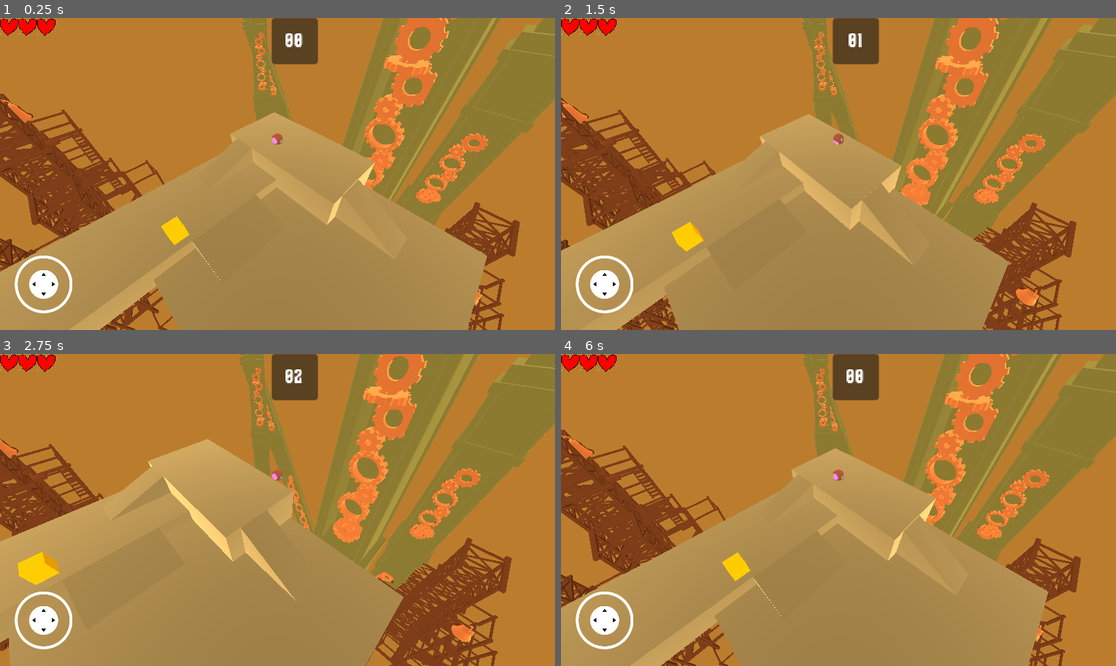
Above: before the commit, frames 1-4 (two rows, left to right).
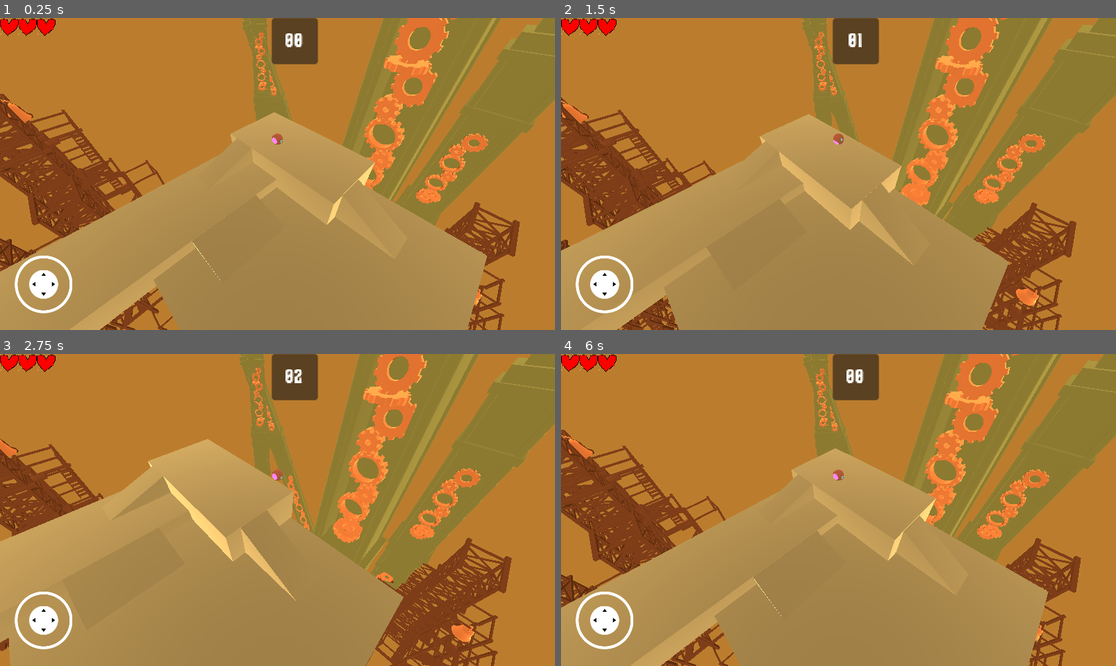
Above: after the commit, the same moments.

Repository: leon-arndt/InnoEngineJam2023
Game: Godot game, scene res://main.tscn
The game is run twice, just before and just after one commit, with the same random seed, the same clock (stepped at 60 frames per second) and the same inputs.
Inputs (mouse positions are in pixels of both pictures, inside the frame that each line leads up to):
- Up to frame 1 (0.25 s): no input
- Up to frame 2 (1.5 s): tap Enter at 0.5 s; move the mouse to (960, 158) at 0.52 s; hold Right (move_right) 0.53-1.25 s; click (960, 158) at 0.67 s; drag from (727, 189) to (810, 236) at 1.27 s
- Up to frame 3 (2.75 s): move the mouse to (333, 441) at 2.02 s; hold Right (move_right) from 2.03 s (still down)
- Up to frame 4 (6 s): release Right (move_right) at 2.75 s; drag from (810, 572) to (672, 463) at 2.77 s; move the mouse to (1005, 556) at 3.52 s; hold Left (move_left) 3.53-4.25 s; drag from (672, 463) to (755, 432) at 4.27 s; move the mouse to (866, 510) at 5.02 s; hold Down (move_backward) 5.03-5.75 s; click (866, 510) at 5.17 s; click "Retry" at 5.75 s

The runs differ from the first frame. In frame 1, 0.3% of the frame differs, in the area x 29-35%, y 63-73%; in frame 2, 0.3%; in frame 3, 0.5%, in the area x 3-11%, y 63-74%; in frame 4, 0.3%.
Error before the commit: Cannot call method 'connect' on a null value. (res://scripts/WinButton.gd:8)

Commit message:
move win area to correct position

Diff:
--- a/PrototypeLevelScene/PrototypeLevel.tscn
+++ b/PrototypeLevelScene/PrototypeLevel.tscn
@@ -2090,14 +2090,14 @@
 mesh = ExtResource("13_8db6y")
 material = SubResource("StandardMaterial3D_0qhxd")
 
-[node name="CSGBox3D" type="CSGBox3D" parent="."]
-transform = Transform3D(1, 0, 0, 0, 1, 0, 0, 0, 1, -3.02828, 1.73296, 0.339215)
+[node name="LevelFinish" type="CSGBox3D" parent="."]
+transform = Transform3D(1, 0, 0, 0, 1, 0, 0, 0, 1, 1.55944, 4.95961, 23.9558)
 material = SubResource("StandardMaterial3D_nywot")
 
-[node name="Area3D" type="Area3D" parent="CSGBox3D"]
+[node name="LevelFinishArea" type="Area3D" parent="LevelFinish"]
 script = ExtResource("7_8em5t")
 
-[node name="CollisionShape3D" type="CollisionShape3D" parent="CSGBox3D/Area3D"]
+[node name="CollisionShape3D" type="CollisionShape3D" parent="LevelFinish/LevelFinishArea"]
 shape = SubResource("BoxShape3D_c548b")
 
-[connection signal="body_entered" from="CSGBox3D/Area3D" to="CSGBox3D/Area3D" method="_on_body_entered"]
+[connection signal="body_entered" from="LevelFinish/LevelFinishArea" to="LevelFinish/LevelFinishArea" method="_on_body_entered"]
Not shown: 1 places in PrototypeLevelScene/PrototypeLevel.tscn that only renumber resources
